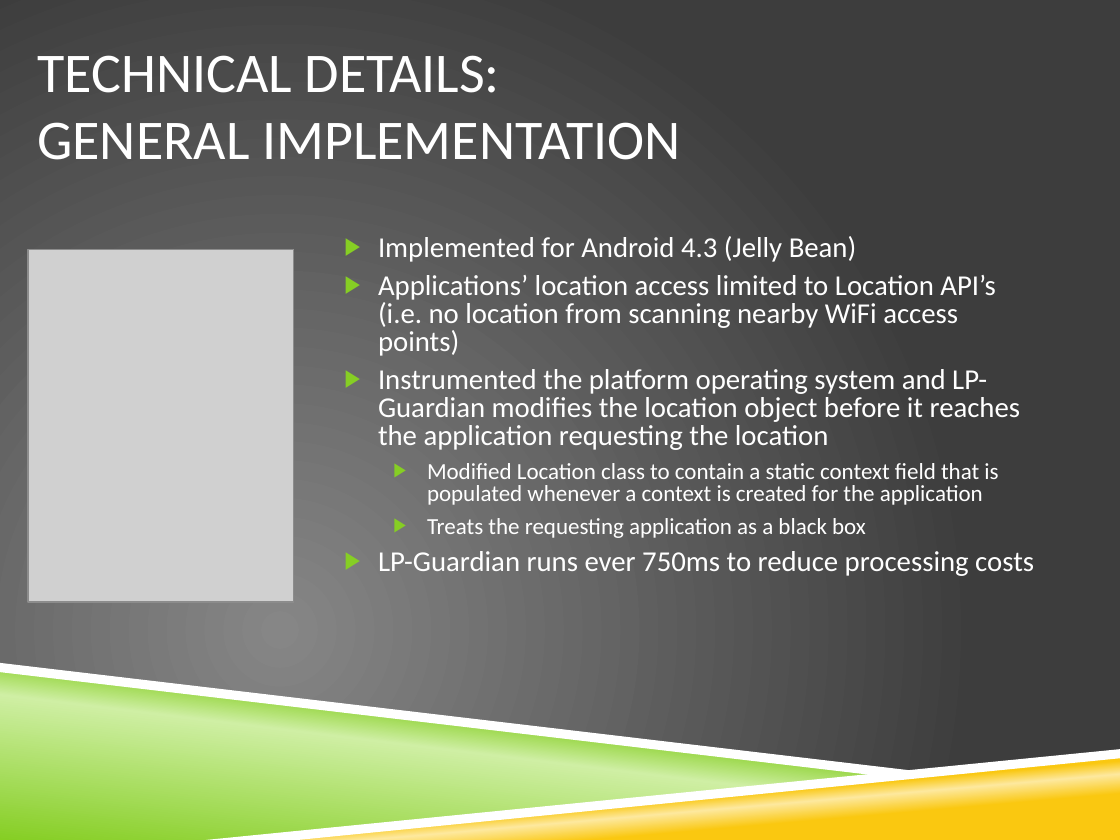
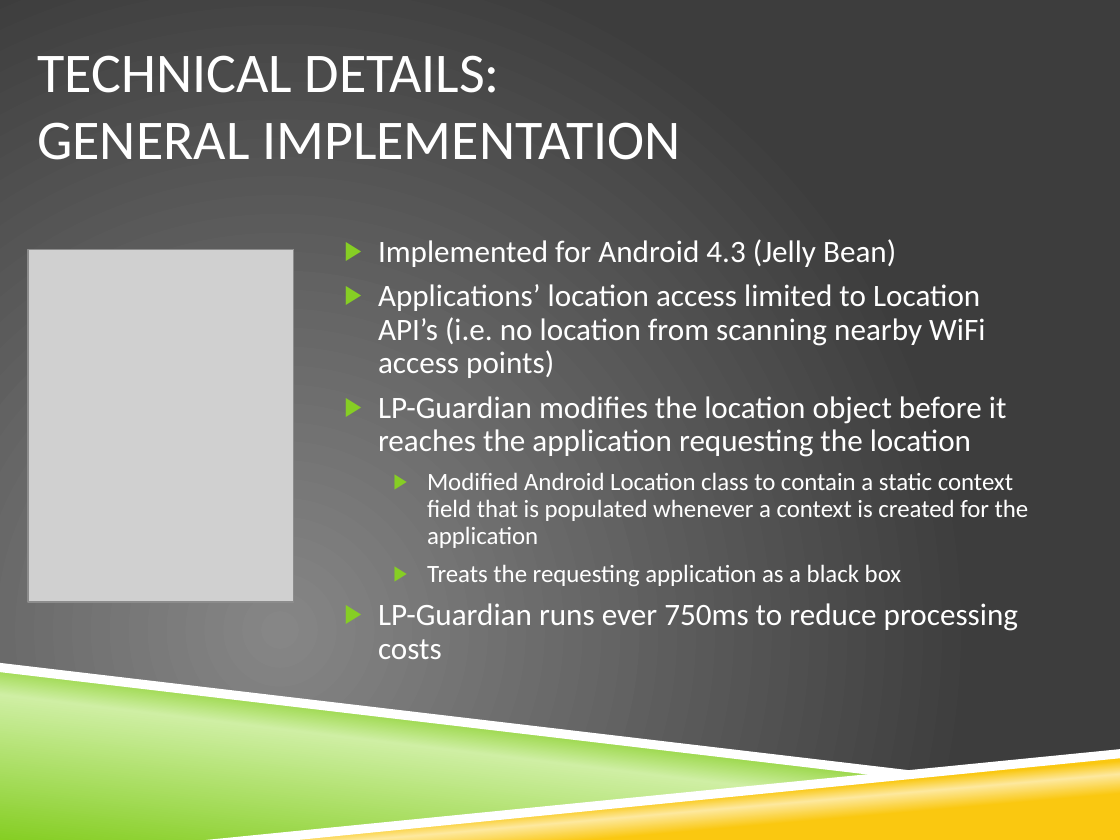
Before and after one commit to vfasburg/cse_825, a slide deck: slide 11 of PaperPresentation/Paper_Presentation_Fasburg_Reiff_Thomas.pptx. Drawn at 1120x840 pixels with LibreOffice and Linux fonts; fonts in the diff are those of the drawing; grey boxes stand for pictures; background and template pictures are left out. Boxes give left, top, right and bottom in pixels: in the first picture for what was removed or moved away, otherwise in the second. Text is boxed around its words. In the diff, an @@ line names an element or a change of style, - is before the commit and + after.

```diff
--- a/PaperPresentation/Paper_Presentation_Fasburg_Reiff_Thomas.pptx
+++ b/PaperPresentation/Paper_Presentation_Fasburg_Reiff_Thomas.pptx
@@ text at [378,239,1018,659]: size 18.5 to 20 pt in "Implemented for Android 4.3 (Jelly Bean)", "Applications’ location access limited to Location API’s ...", "LP-Guardian runs ever 750ms to reduce processing ..."; size 14.8 to 16 pt in "Treats the requesting application as a black ..."; line spacing 0.8 to 0.9 @@
@@ text at [378,396,1029,548]: text changed; size 18.5 to 16 pt @@
-▶ Instrumented the platform operating system and LP-Guardian modifies the location object before it reaches the application requesting the location
-  ▶ Modified Location class to contain a static context field that is populated whenever a context is created for the application
+▶ LP-Guardian modifies the location object before it reaches the application requesting the location
+  ▶ Modified Android Location class to contain a static context field that is populated whenever a context is created for the application
```
Also in this commit, not shown: 3 other slides changed.
